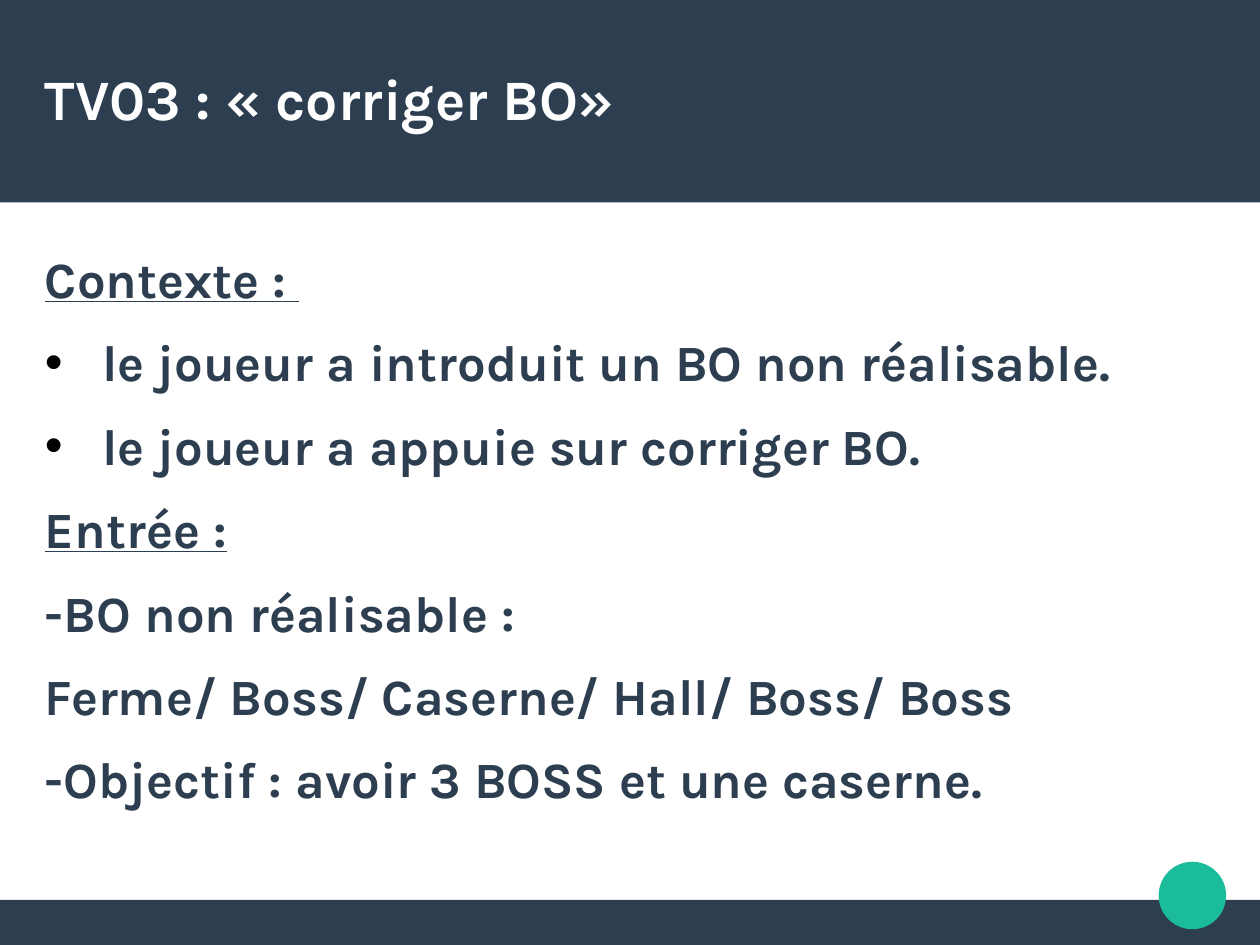
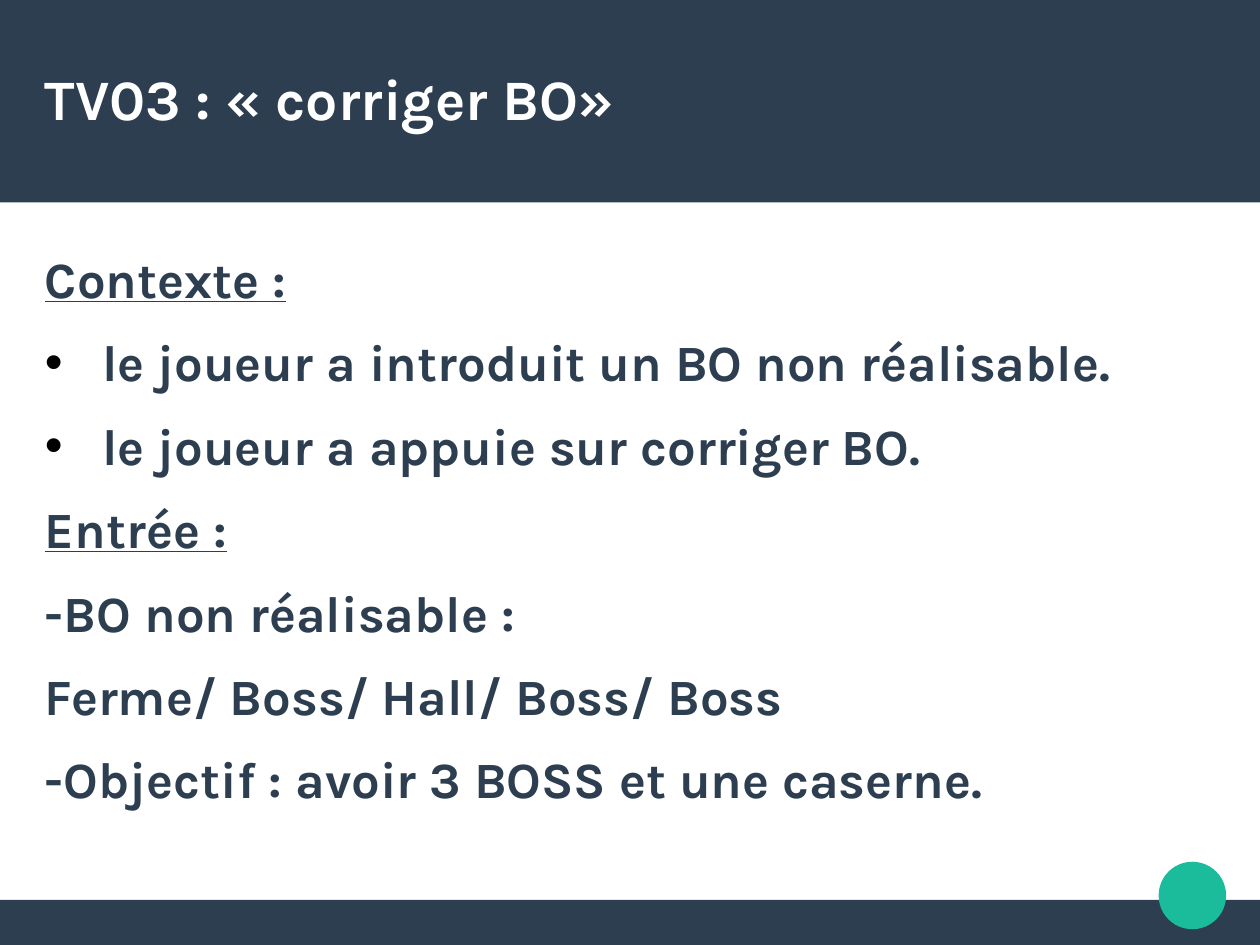
Before and after one commit to natmaurice/tme-il-smartbuilders, a slide deck: slide 18 of IL.odp. Drawn at 1260x945 pixels with LibreOffice and Linux fonts; fonts in the diff are those of the drawing. Boxes give left, top, right and bottom in pixels: in the first picture for what was removed or moved away, otherwise in the second. Text is boxed around its words. In the diff, an @@ line names an element or a change of style, - is before the commit and + after.

```diff
--- a/IL.odp
+++ b/IL.odp
@@ text at bbox=[45, 677, 782, 719]: text changed @@
-Ferme/ Boss/ Caserne/ Hall/ Boss/ Boss
+Ferme/ Boss/ Hall/ Boss/ Boss
```
Also in this commit, not shown: 2 other slides changed.
